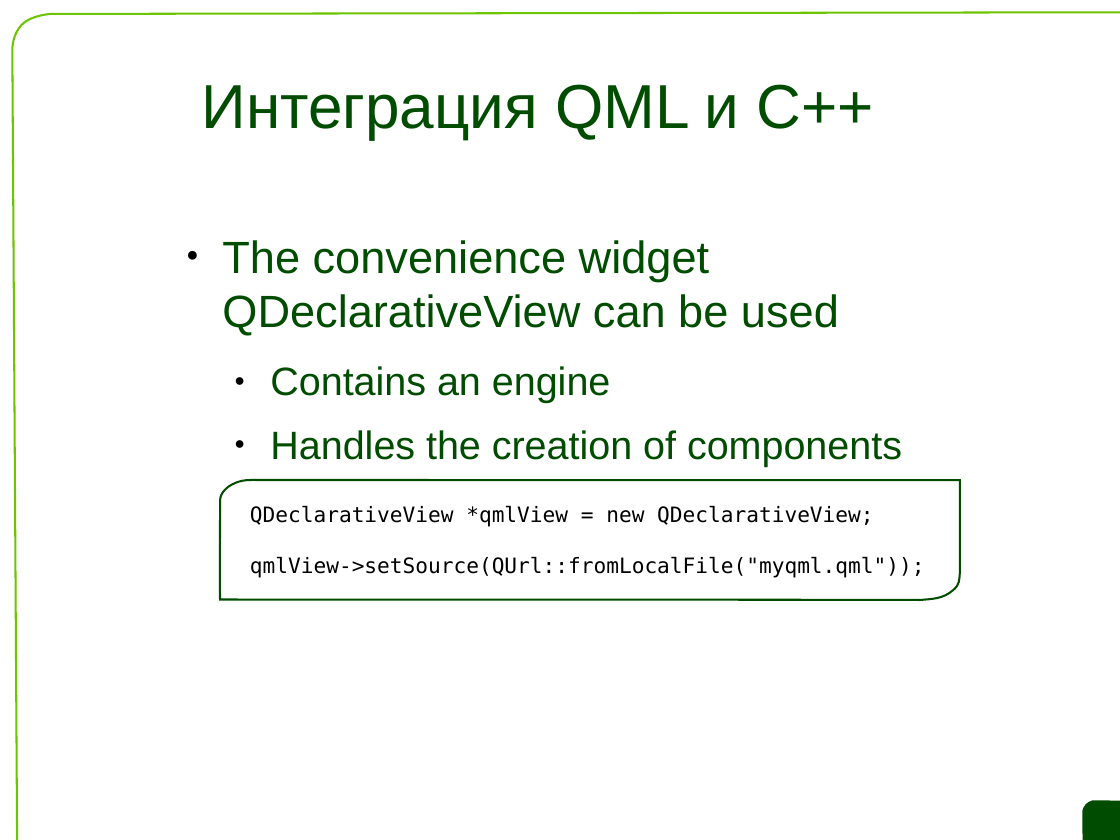
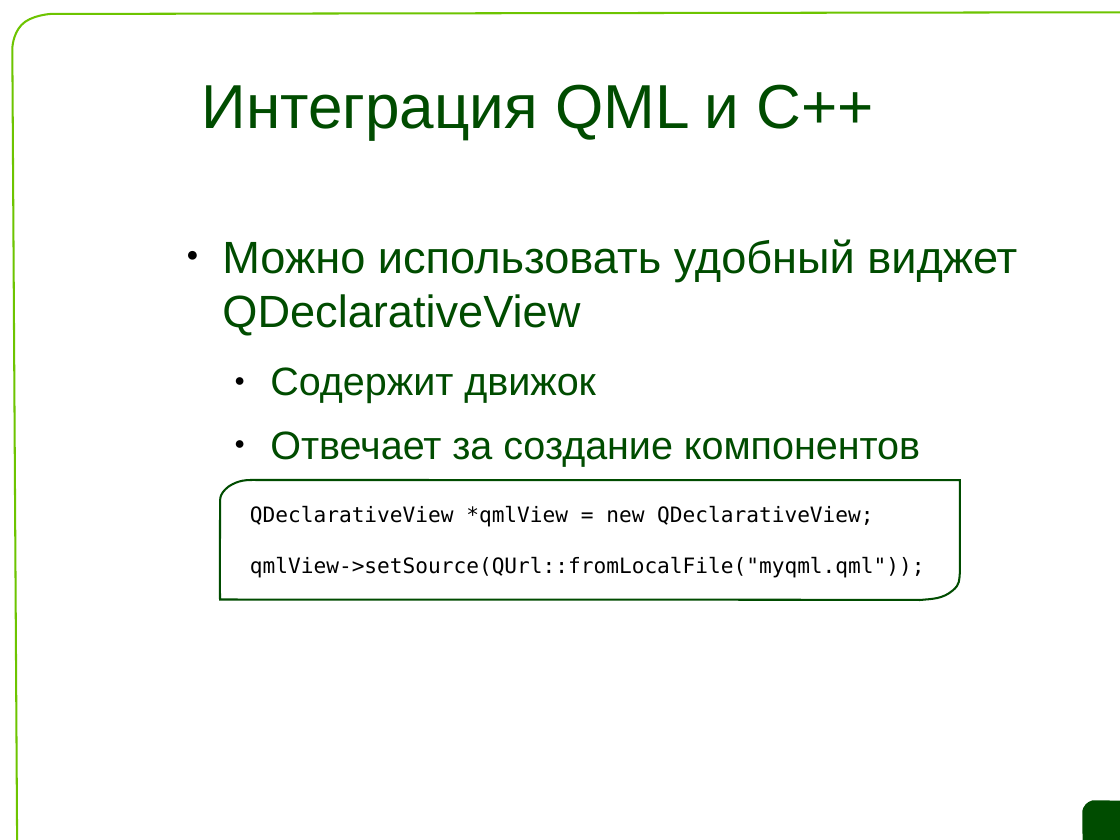
Before and after one commit to saa/qecm, a slide deck: slide 35 of L7/L7 Slides.odp. Drawn at 1120x840 pixels with LibreOffice and Linux fonts; fonts in the diff are those of the drawing; background and template pictures are left out. Boxes give left, top, right and bottom in pixels: in the first picture for what was removed or moved away, otherwise in the second. Text is boxed around its words. In the diff, an @@ line names an element or a change of style, - is before the commit and + after.

```diff
--- a/L7/L7 Slides.odp
+++ b/L7/L7 Slides.odp
@@ text at [222,239,1017,466]: text changed; size 28 to 32 pt @@
-● The convenience widget QDeclarativeView can be used
-  ● Contains an engine
-  ● Handles the creation of components
+● Можно использовать удобный виджет QDeclarativeView
+  ● Содержит движок
+  ● Отвечает за создание компонентов
```
Also in this commit, not shown: 12 other slides changed, 5 slides added, 5 slides removed.
